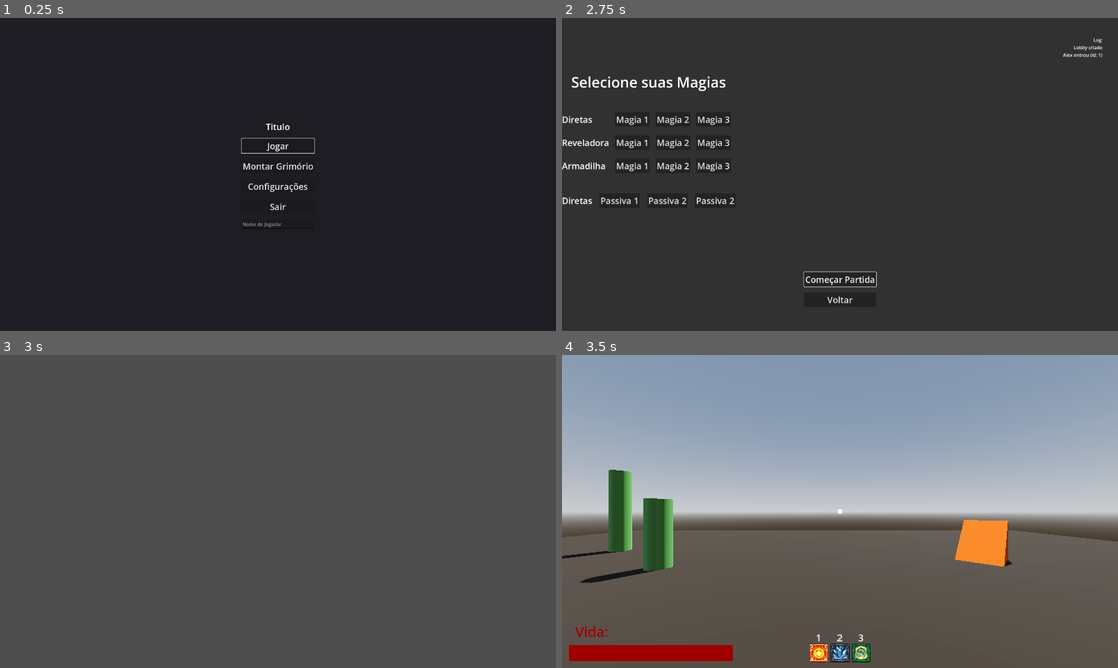
Above: before the commit, frames 1-4 (two rows, left to right).
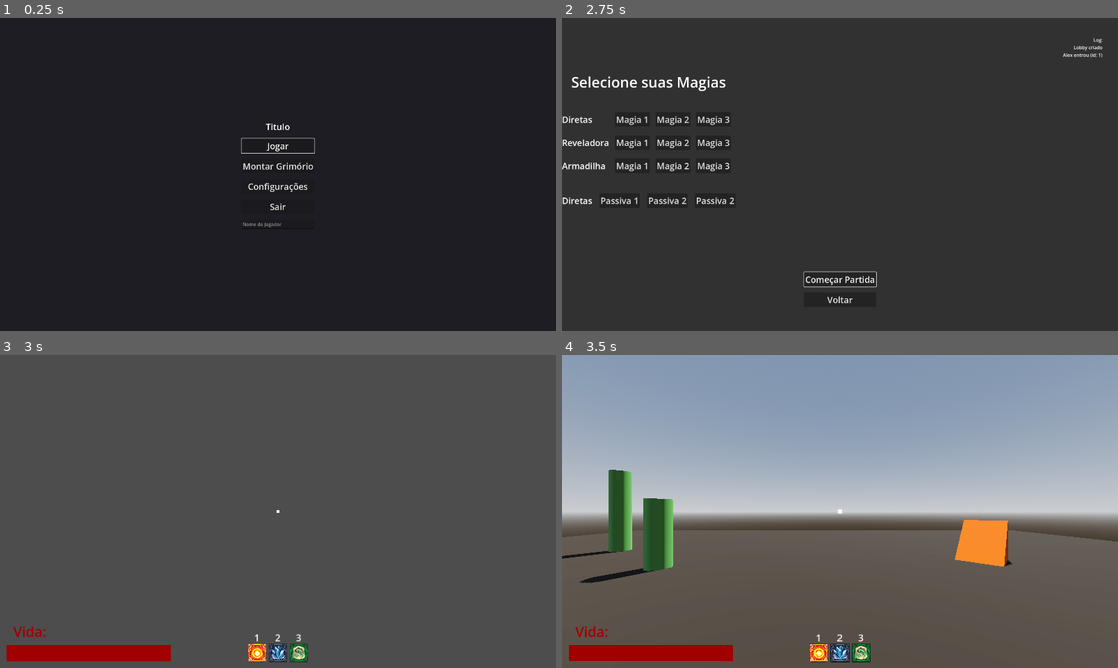
Above: after the commit, the same moments.

Repository: Isaaa43/Saudavel-e-Balanceado
Game: Godot game, scene res://cenas/main_game.tscn
The game is run twice, just before and just after one commit, with the same random seed, the same clock (stepped at 60 frames per second) and the same inputs.
Inputs (mouse positions are in pixels of both pictures, inside the frame that each line leads up to):
- Up to frame 1 (0.25 s): no input
- Up to frame 2 (2.75 s): click (840, 224) at 0.52 s; type "Alex" at 0.6 s; click "Jogar" at 1.25 s; click "Host" at 2 s
- Up to frame 3 (3 s): click "Começar Partida" at 2.75 s
- Up to frame 4 (3.5 s): no input

Frames 1-2 are identical in both runs. In frame 3, 2.3% of the frame differs, in the area x 1-56%, y 49-99%; in frame 4, nothing differs.

Commit message:
Criado UI Administrador
Nodo UI Adm na partida para controlar as ui apresentadas na partida

Diff:
--- /dev/null
+++ b/luta-magos/cenas/game/adminitradores/ui_adm.tscn
@@ -0,0 +1,11 @@
+[gd_scene format=3 uid="uid://boh1ydvfouvwi"]
+
+[ext_resource type="Script" uid="uid://54st3jcsbn03" path="res://scripts/game/UI/ui_adm.gd" id="1_6cx7f"]
+[ext_resource type="PackedScene" uid="uid://c4x1fiwa5kwuq" path="res://cenas/game/UI/hud_jogador.tscn" id="2_qk6fq"]
+
+[node name="UIAdm" type="Node" unique_id=198701727 node_paths=PackedStringArray("hud")]
+script = ExtResource("1_6cx7f")
+hud = NodePath("HUDjogador")
+
+[node name="HUDjogador" parent="." unique_id=31207200 instance=ExtResource("2_qk6fq")]
+visible = false
--- a/luta-magos/cenas/game/game_adm.tscn
+++ b/luta-magos/cenas/game/game_adm.tscn
@@ -2,15 +2,15 @@
 
 [ext_resource type="Script" uid="uid://bxvj6lh72p8f" path="res://scripts/game/game_adm.gd" id="1_3lst8"]
 [ext_resource type="PackedScene" uid="uid://sscrh5g0oo6b" path="res://cenas/game/adminitradores/jogadores_adm.tscn" id="2_j0w0j"]
-[ext_resource type="PackedScene" uid="uid://c4x1fiwa5kwuq" path="res://cenas/game/UI/hud_jogador.tscn" id="2_yfoi5"]
 [ext_resource type="PackedScene" uid="uid://d4j7w61agrxhk" path="res://cenas/game/adminitradores/mapa_adm.tscn" id="3_yfoi5"]
 [ext_resource type="PackedScene" uid="uid://b6h4x6lo81xq7" path="res://cenas/game/adminitradores/feiticos_adm.tscn" id="4_1kxph"]
 [ext_resource type="PackedScene" uid="uid://cqojyxy8t78mg" path="res://cenas/game/characters/jogador.tscn" id="4_e2ubu"]
+[ext_resource type="PackedScene" uid="uid://boh1ydvfouvwi" path="res://cenas/game/adminitradores/ui_adm.tscn" id="7_e2ubu"]
 
-[node name="GameAdm" type="Node" unique_id=773607251 node_paths=PackedStringArray("jogadores_adm")]
+[node name="GameAdm" type="Node" unique_id=773607251 node_paths=PackedStringArray("jogadores_adm", "ui_adm")]
 script = ExtResource("1_3lst8")
-HUD_REF = ExtResource("2_yfoi5")
 jogadores_adm = NodePath("JogadoresAdm")
+ui_adm = NodePath("UIAdm")
 
 [node name="JogadoresAdm" parent="." unique_id=93310562 instance=ExtResource("2_j0w0j")]
 JOGADOR_REF = ExtResource("4_e2ubu")
@@ -19,6 +19,8 @@
 
 [node name="FeiticosAdm" parent="." unique_id=1853689985 instance=ExtResource("4_1kxph")]
 
+[node name="UIAdm" parent="." unique_id=198701727 instance=ExtResource("7_e2ubu")]
+
 [editable path="JogadoresAdm"]
 [editable path="MapaAdm"]
 [editable path="FeiticosAdm"]
--- /dev/null
+++ b/luta-magos/scripts/game/UI/ui_adm.gd
@@ -0,0 +1,11 @@
+class_name UIAdm
+extends Node
+
+@export var hud : HUDJogador
+
+func _ready() -> void:
+	hud.show()
+
+func set_hud_jogador(jogador: Jogador) -> void:
+	# adiciona hud no jogador
+	jogador.hud = hud
--- a/luta-magos/scripts/game/game_adm.gd
+++ b/luta-magos/scripts/game/game_adm.gd
@@ -1,19 +1,12 @@
 class_name GameAdm
 extends Node
 
-@export var HUD_REF : PackedScene
-
 @export var jogadores_adm : JogadoresAdm
+@export var ui_adm : UIAdm
 
 func _ready() -> void:
 	# ajustar sinais
-	jogadores_adm.colocar_hud_jogador.connect(set_hud_jogador)
-
-func set_hud_jogador(jogador: Jogador) -> void:
-	var hud : HUDJogador = HUD_REF.instantiate()
-	add_child(hud)
-	# adiciona hud no jogador
-	jogador.hud = hud
+	jogadores_adm.colocar_hud_jogador.connect(ui_adm.set_hud_jogador)
 
 func _process(_delta: float) -> void:
 	if Input.is_action_just_pressed("debug"):
Not shown, added: luta-magos/scripts/game/UI/ui_adm.gd.uid
